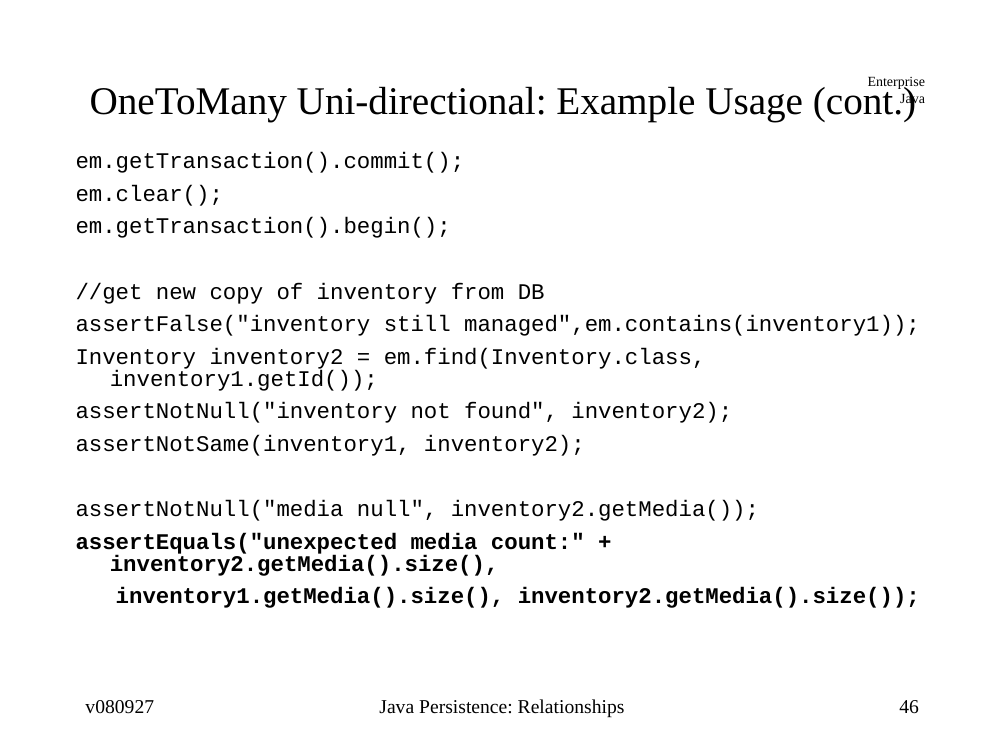
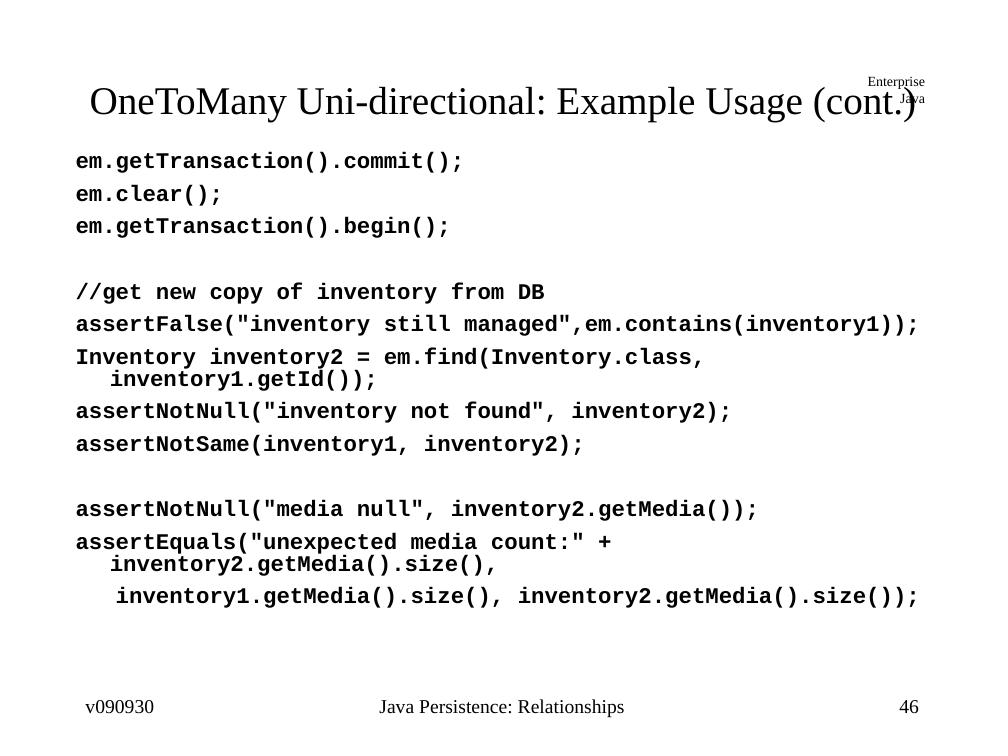
Before and after one commit to jcstaff/ejava-javaee, a slide deck: slide 46 of ormRelations/src/site/resources/lectures/ormRelations.ppt. Drawn at 1008x756 pixels with LibreOffice and Linux fonts; fonts in the diff are those of the drawing. Boxes give left, top, right and bottom in pixels: in the first picture for what was removed or moved away, otherwise in the second. Text is boxed around its words. In the diff, an @@ line names an element or a change of style, - is before the commit and + after.

```diff
--- a/ormRelations/src/site/resources/lectures/ormRelations.ppt
+++ b/ormRelations/src/site/resources/lectures/ormRelations.ppt
@@ text at bbox=[76, 152, 920, 521]: bold on in "em.getTransaction().commit();", "em.clear();", "em.getTransaction().begin();", "//get new copy of inventory from DB" and 5 more places @@
@@ text at bbox=[85, 700, 154, 714]: text changed @@
-v080927
+v090930
```
Also in this commit, not shown: 67 other slides changed.
